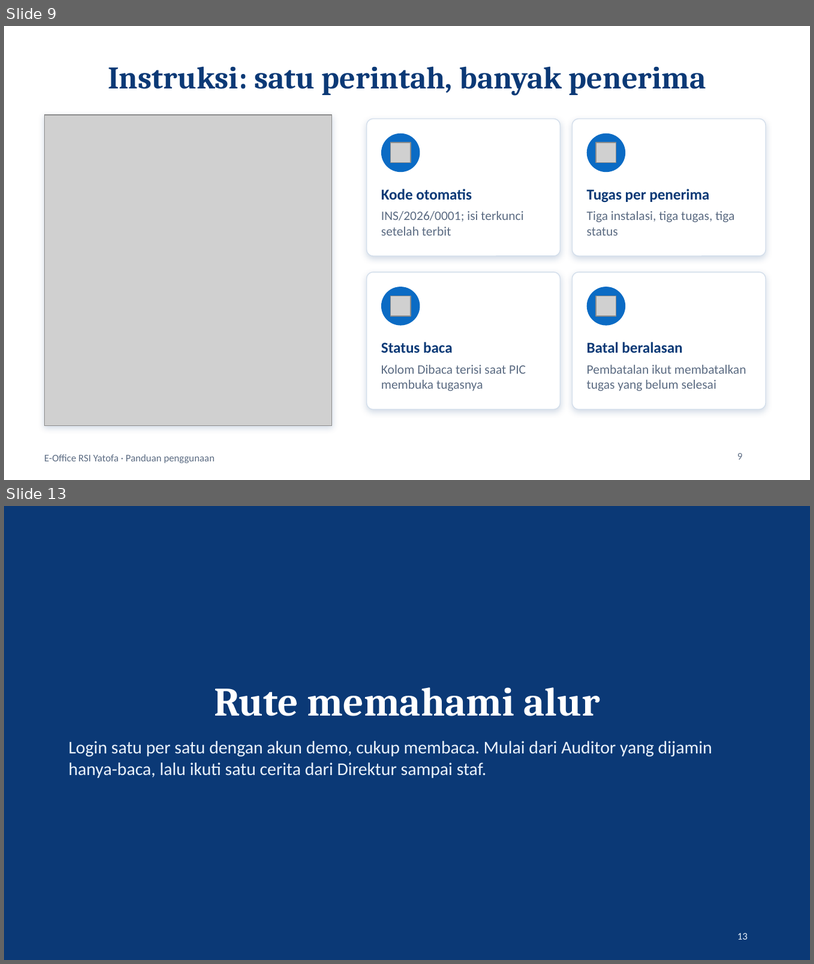
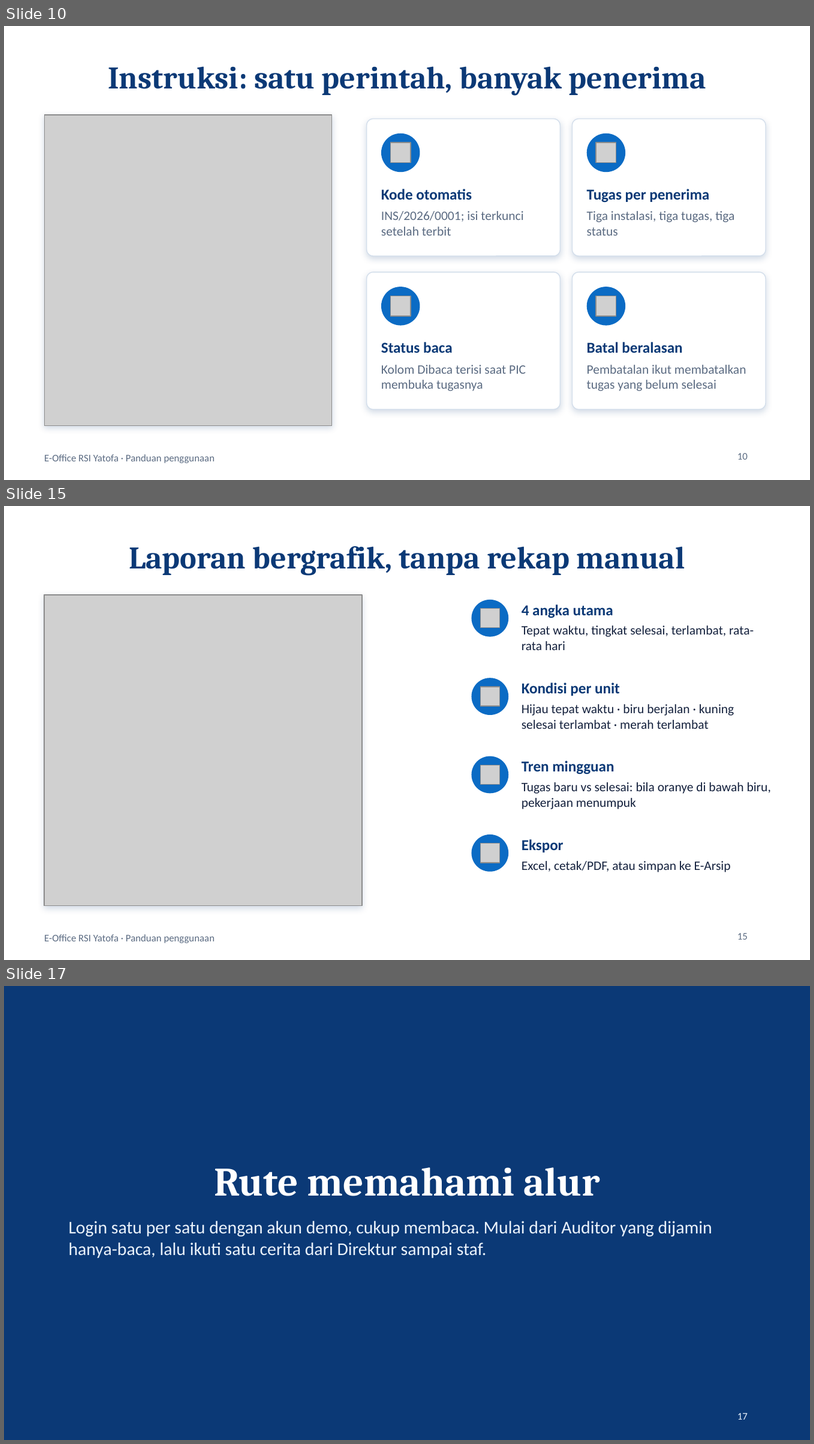
Before and after one commit to krisnapranata/E-Office, a slide deck: Panduan_EOffice_RSI_Yatofa.pptx. Shown one above the other, each under a label of ours: slides 9 and 13 before the commit, slides 10, 15 and 17 after it; the slides between them are not shown. The pictures are 814x964 and 814x1444 pixels, drawn with LibreOffice and Linux fonts; fonts in the diff are those of the drawing; grey boxes stand for pictures. Boxes give left, top, right and bottom in pixels: in the first picture for what was removed or moved away, otherwise in the second. Text is boxed around its words. In the diff, an @@ line names an element or a change of style, - is before the commit and + after.

```diff
--- a/Panduan_EOffice_RSI_Yatofa.pptx
+++ b/Panduan_EOffice_RSI_Yatofa.pptx
@@ slide 15 added at bbox=[4, 506, 810, 960], background #FFFFFF; not listed: 1 template element that a slide beside it also shows @@
@@ title added at bbox=[129, 546, 686, 576], 28 pt, text #0B3976, bold @@
+Laporan bergrafik, tanpa rekap manual
@@ rectangle added at bbox=[44, 595, 362, 905], fill #FFFFFF, outline #C9D7E8 0.75 pt @@
@@ picture added at bbox=[44, 595, 362, 905] @@
@@ ellipse added at bbox=[472, 600, 509, 637], fill #0B6BC4 @@
@@ picture added at bbox=[480, 609, 500, 628] @@
@@ text added at bbox=[522, 604, 614, 618], 13.5 pt, text #0B3976, bold @@
+4 angka utama
@@ text added at bbox=[522, 625, 754, 650], 11.5 pt, text #14213D @@
+Tepat waktu, tingkat selesai, terlambat, rata-rata hari
@@ ellipse added at bbox=[472, 678, 509, 715], fill #0B6BC4 @@
@@ text added at bbox=[522, 682, 620, 696], 13.5 pt, text #0B3976, bold @@
+Kondisi per unit
@@ picture added at bbox=[480, 687, 500, 706] @@
@@ text added at bbox=[522, 704, 734, 729], 11.5 pt, text #14213D @@
+Hijau tepat waktu · biru berjalan · kuning selesai terlambat · merah terlambat
@@ ellipse added at bbox=[472, 756, 509, 793], fill #0B6BC4 @@
@@ picture added at bbox=[480, 765, 500, 784] @@
@@ text added at bbox=[522, 760, 614, 774], 13.5 pt, text #0B3976, bold @@
+Tren mingguan
@@ text added at bbox=[522, 782, 771, 809], 11.5 pt, text #14213D @@
+Tugas baru vs selesai: bila oranye di bawah biru, pekerjaan menumpuk
@@ ellipse added at bbox=[472, 834, 509, 871], fill #0B6BC4 @@
@@ picture added at bbox=[480, 843, 500, 862] @@
@@ text added at bbox=[522, 839, 564, 852], 13.5 pt, text #0B3976, bold @@
+Ekspor
@@ text added at bbox=[522, 861, 731, 872], 11.5 pt, text #14213D @@
+Excel, cetak/PDF, atau simpan ke E-Arsip
@@ page number added at bbox=[738, 933, 748, 939], 9 pt, text #5B6B82 @@
+15
@@ what was slide 9 is now slide 10 @@
@@ page number at bbox=[738, 453, 748, 459]: text changed @@
-9
+10
@@ what was slide 13 is now slide 17 @@
@@ page number at bbox=[738, 1413, 748, 1419]: text changed @@
-13
+17
```
Also in this commit, not shown: 10 slides changed, 5 other slides added, 2 slides removed.
